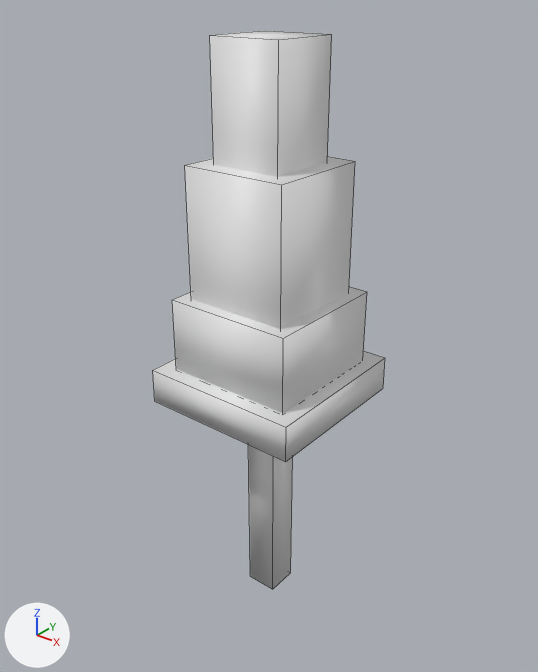
Before and after pictures for a commit that changed the Blender file Runtime/Default/Props/prop1.blend.
Before and after are seen from a 50 mm lens placed at (6.45, -8.11, 9.57), pointed at (-0.21, 0.21, 4.41). The lights are fixed; the arrows at lower left show +X, +Y and +Z. Mesh edges are drawn as thin lines.
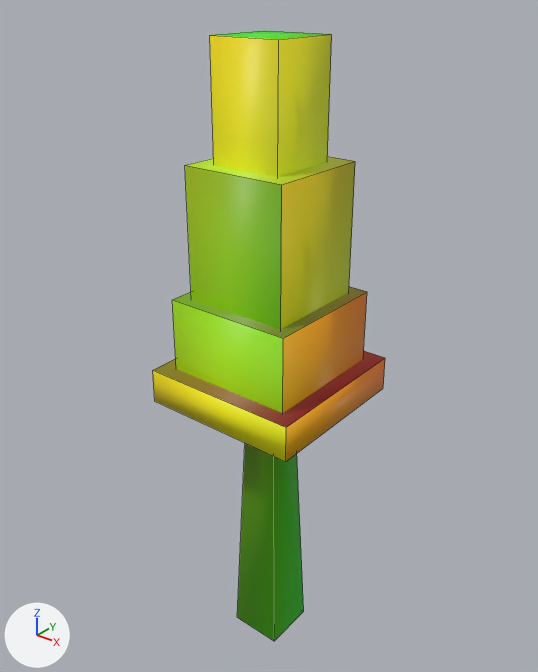
Boxes [x1, y1, x2, y2] around the edits, measured in the pictures (538 x 672 px):
```json
{"object": "Cube.002", "change": "reshaped", "before": [153, 30, 385, 589], "after": [153, 30, 385, 641], "on screen": "9% taller"}
{"part": 1, "of": "me_cube_004", "change": "cut back", "before": [172, 34, 367, 589], "after": [172, 34, 367, 641]}
{"part": 2, "of": "me_cube_004", "change": "recoloured", "before": [153, 30, 385, 462], "after": [153, 30, 385, 462]}
```

Scene script edits in JSON lines:
```json
{"op": "add", "block": "mat_material", "code": ["mat_material = bpy.data.materials.new('Material')", "mat_material.use_nodes = True; mat_material.node_tree.nodes.clear()", "_N = mat_material.node_tree.nodes; _L = mat_material.node_tree.links", "n0 = _N.new('ShaderNodeBsdfPrincipled'); n0.name = 'Principled BSDF'", "n1 = _N.new('ShaderNodeOutputMaterial'); n1.name = 'Material Output'", "n2 = _N.new('ShaderNodeUVMap'); n2.name = 'UV Map'", "_L.new(n0.outputs[0], n1.inputs[0])  # 'BSDF' to 'Surface'", "_L.new(n2.outputs[0], n0.inputs[0])  # 'UV' to 'Base Color'"]}
{"block": "me_cube_004", "where": "# used by ob_cube_002; location = (0.0, 0.0, 0.0)"}
{"op": "remove", "block": "me_cube_004", "code": "me_cube_004.from_pydata(...)  # 40 vertices, 30 faces; spans x -1.3..1.3, y -1.3..1.3, z -0.28..8.87"}
{"op": "add", "block": "me_cube_004", "code": "me_cube_004.from_pydata(...)  # 40 vertices, 26 faces; spans x -1.3..1.3, y -1.3..1.3, z -1.26..8.87"}
{"block": "me_cube_004", "change": "me_cube_004 part 1"}
{"block": "me_cube_004", "change": "4 faces are deleted"}
{"block": "me_cube_004", "change": "4 vertices in x -0.84..0.84, y -0.84..0.84, z 3.92 move by (0.0, 0.0, 1.15)"}
{"block": "me_cube_004", "change": "4 vertices in x -0.26..0.26, y -0.26..0.26, z 4.41 move by (0.0, 0.0, -0.7)"}
{"block": "me_cube_004", "change": "4 vertices in x -1.04..1.04, y -1.04..1.04, z 4.04 move by (0.0, 0.0, -0.19)"}
{"block": "me_cube_004", "change": "4 vertices in x -0.56..0.56, y -0.56..0.56, z 5.39 move by (0.0, 0.0, 1.47)"}
{"block": "me_cube_004", "change": "4 vertices move from x -0.26..0.26, y -0.26..0.26, z -0.28 to x -0.45..0.45, y -0.45..0.45, z -1.26"}
{"block": "me_cube_004", "change": "me_cube_004 part 2: 26 faces spanning x -1.3..1.3, y -1.3..1.3, z -1.26..8.87 switch from no material to mat_material"}
```
